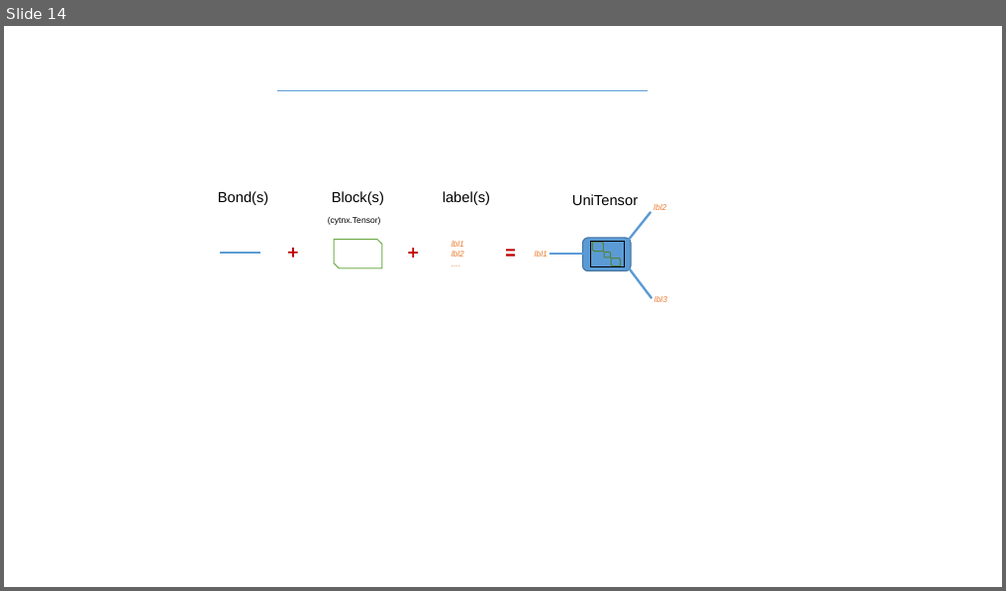
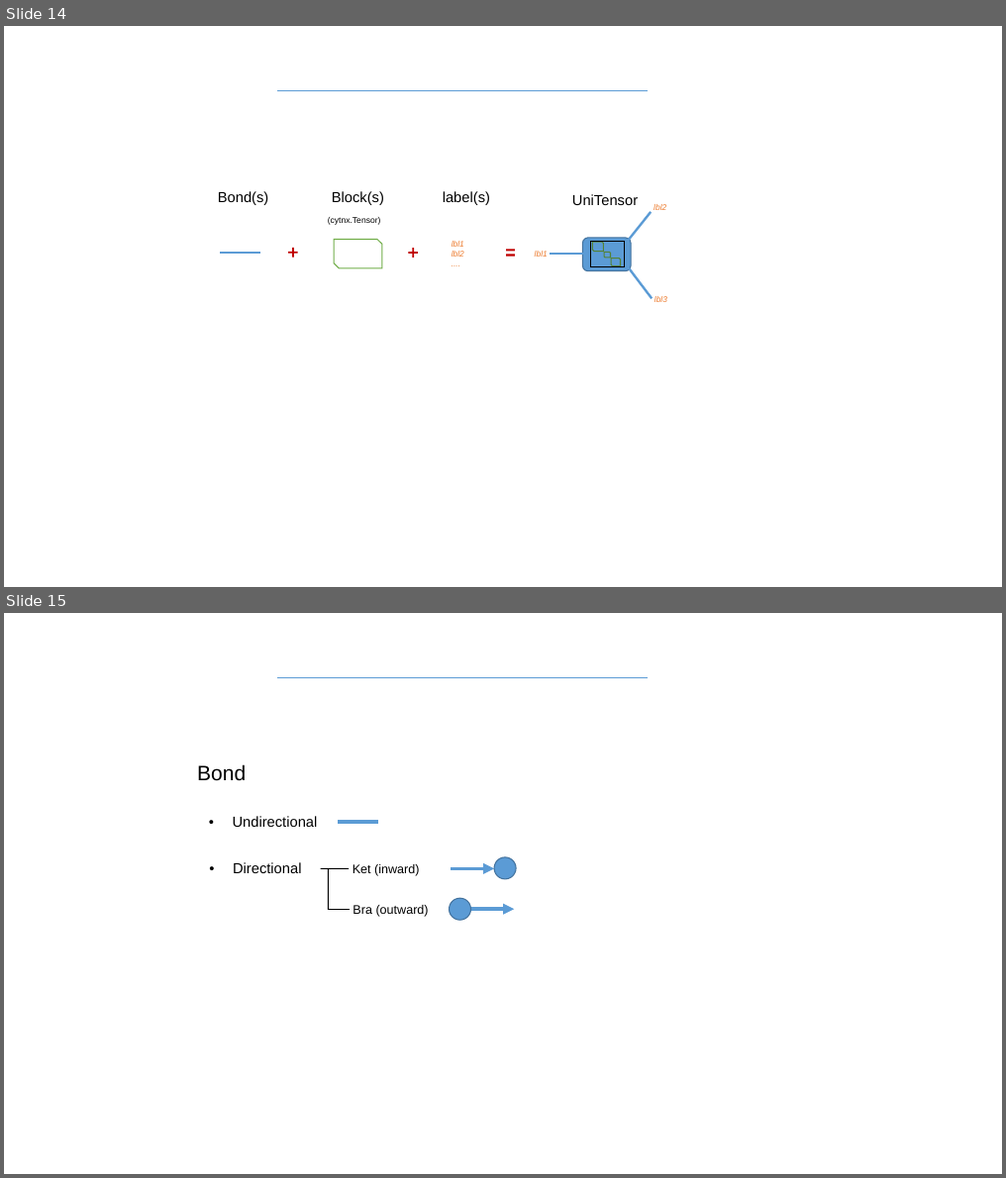
Before and after one commit to Cytnx-dev/Cytnx_doc, a slide deck: material/material.pptx. Shown one above the other, each under a label of ours: slide 14 before the commit, slides 14 and 15 after it. The pictures are 1006x591 and 1006x1178 pixels, drawn with LibreOffice and Linux fonts; fonts in the diff are those of the drawing. Boxes give left, top, right and bottom in pixels: in the first picture for what was removed or moved away, otherwise in the second. Text is boxed around its words. In the diff, an @@ line names an element or a change of style, - is before the commit and + after.

```diff
--- a/material/material.pptx
+++ b/material/material.pptx
@@ slide 15 added at box(4, 613, 1002, 1174), background #FFFFFF @@
@@ line added from (277, 677) to (648, 677), #5B9BD5 0.5 pt @@
@@ text added at box(197, 764, 246, 781), 20 pt, text #000000 @@
+Bond
@@ text added at box(233, 816, 318, 827), 14 pt, text #000000 @@
+• Undirectional
@@ line added from (338, 822) to (378, 822), #5B9BD5 3.5 pt @@
@@ text added at box(233, 862, 302, 873), 14 pt, text #000000 @@
+• Directional
@@ line added from (321, 869) to (349, 869), #000000 1 pt @@
@@ line added from (328, 869) to (328, 910), #000000 1 pt @@
@@ text added at box(352, 864, 419, 876), 12 pt, text #000000 @@
+Ket (inward)
@@ arrow added from (450, 869) to (494, 869), #5B9BD5 3.5 pt @@
@@ ellipse added at box(494, 858, 516, 879), fill #5B9BD5, outline #43739E 1 pt @@
@@ text added at box(352, 905, 429, 917), 12 pt, text #000000 @@
+Bra (outward)
@@ ellipse added at box(450, 898, 471, 920), fill #5B9BD5, outline #43739E 1 pt @@
@@ arrow added from (471, 909) to (515, 909), #5B9BD5 3.5 pt @@
@@ line added from (328, 910) to (350, 910), #000000 1 pt @@
```
Also in this commit, not shown: 14 other files.
